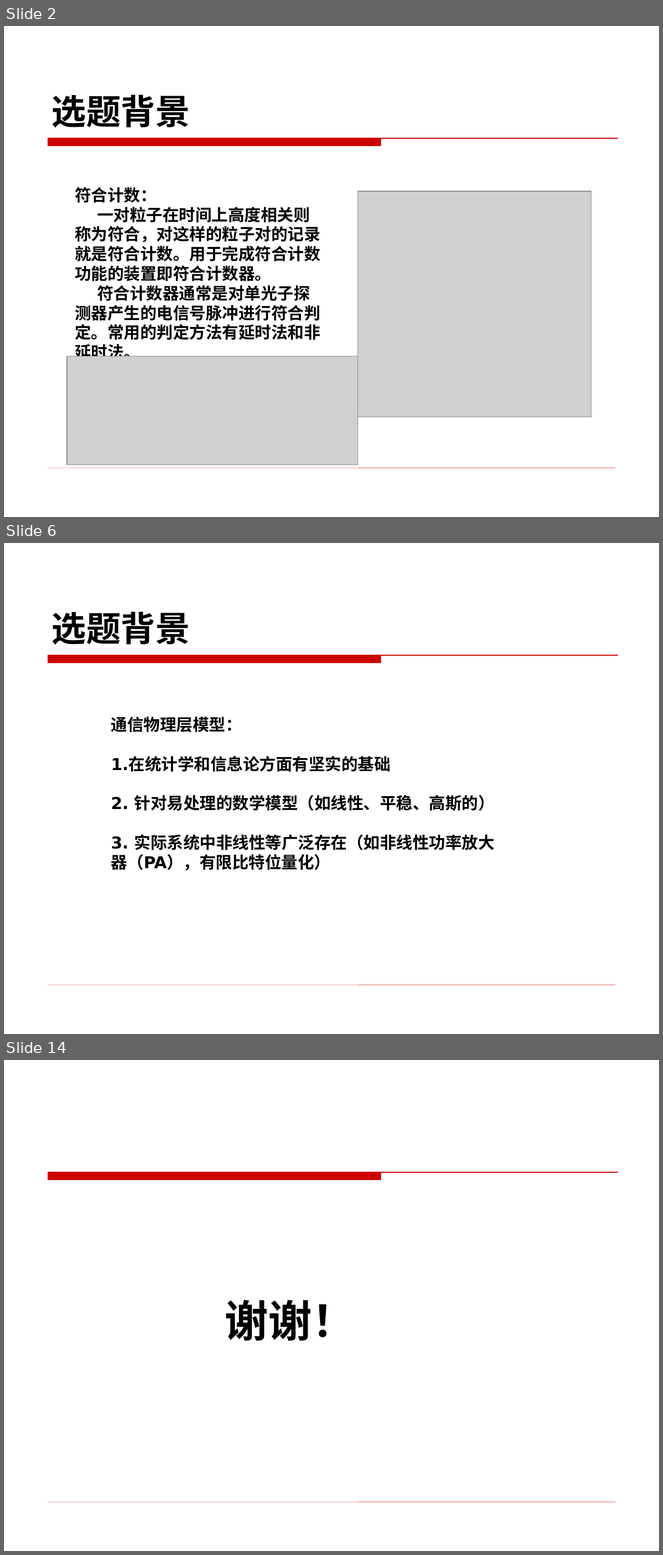
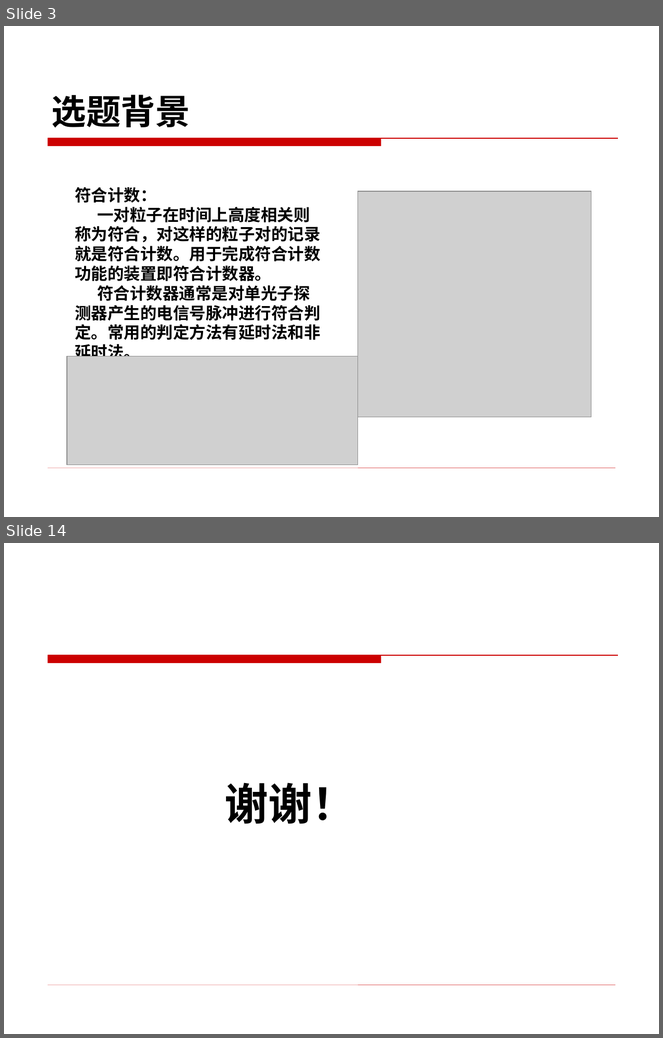
Before and after one commit to BevisGX/git, a slide deck: 开题PPT_宾光祥.ppt. Shown one above the other, each under a label of ours: slides 2, 6 and 14 before the commit, slides 3 and 14 after it; the slides between them are not shown. The pictures are 663x1555 and 663x1038 pixels, drawn with LibreOffice and Linux fonts; fonts in the diff are those of the drawing; grey boxes stand for pictures; background and template pictures are left out. Boxes give left, top, right and bottom in pixels: in the first picture for what was removed or moved away, otherwise in the second. Text is boxed around its words. In the diff, an @@ line names an element or a change of style, - is before the commit and + after.

```diff
--- a/开题PPT_宾光祥.ppt
+++ b/开题PPT_宾光祥.ppt
@@ slide 6 removed at [4, 543, 659, 1034], background picture (left out); not listed: 2 template elements that a slide beside it also shows @@
@@ title removed at [52, 612, 190, 645] @@
-选题背景
@@ text removed at [111, 717, 495, 871] @@
-通信物理层模型：
-1.在统计学和信息论方面有坚实的基础
-2. 针对易处理的数学模型（如线性、平稳、高斯的）
-3. 实际系统中非线性等广泛存在（如非线性功率放大器（PA），有限比特位量化）
@@ what was slide 2 is now slide 3 @@
```
Also in this commit, not shown: 5 slides changed, 7 slides added, 6 other slides removed, 1 other file.
